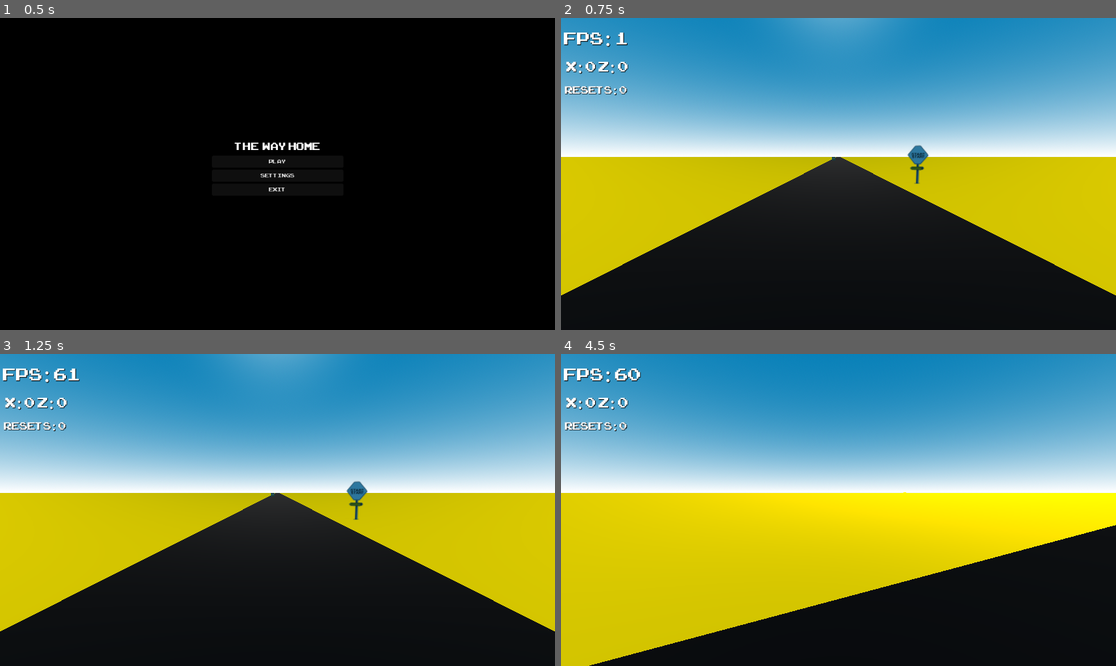
Above: before the commit, frames 1-4 (two rows, left to right).
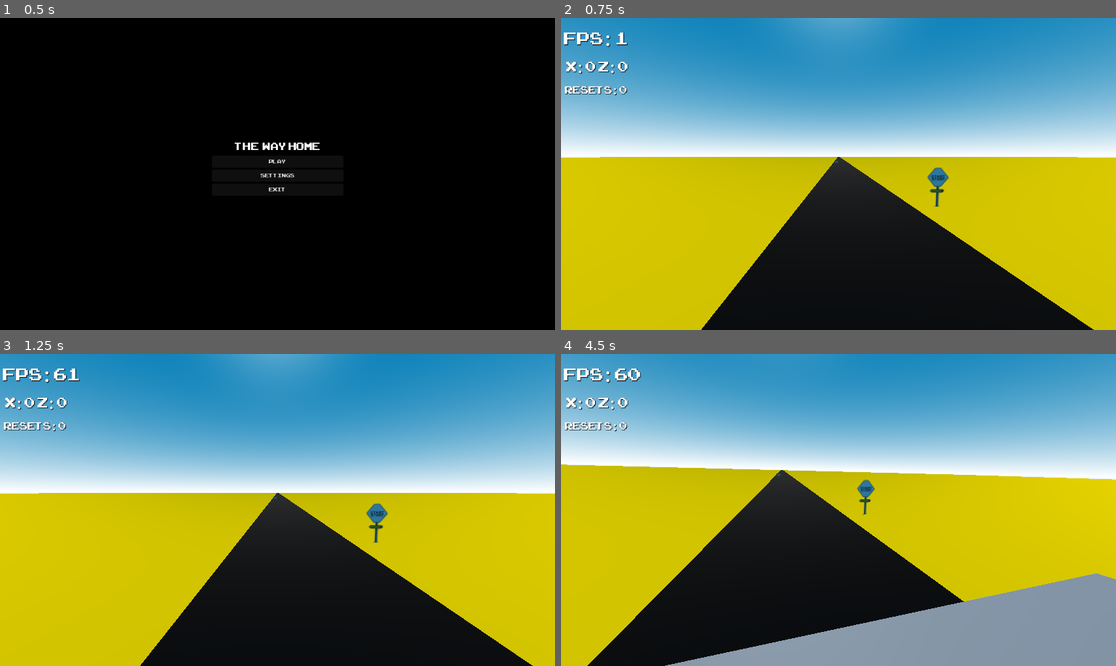
Above: after the commit, the same moments.

Repository: VHSDIR/thewayhome
Game: Godot game, scene res://scenes/main_menu.tscn
The game is run twice, just before and just after one commit, with the same random seed, the same clock (stepped at 60 frames per second) and the same inputs.
Inputs (mouse positions are in pixels of both pictures, inside the frame that each line leads up to):
- Up to frame 1 (0.5 s): no input
- Up to frame 2 (0.75 s): click "Play" at 0.5 s
- Up to frame 3 (1.25 s): no input
- Up to frame 4 (4.5 s): move the mouse to (960, 494) at 1.27 s; hold D (rotate_right) 1.28-2.03 s; tap Space (horn_pressed) at 1.35, 2.85, 3.5, 4.35 s; tap Enter at 2, 4.25 s; move the mouse to (727, 525) at 2.02 s; hold S (move_back) 2.03-2.78 s; tap W (move_front) at 2.1, 3.6 s; move the mouse to (894, 441) at 2.77 s; hold D (rotate_right) 2.78-4.28 s; move the mouse to (810, 572) at 3.52 s; move the mouse to (1005, 556) at 4.27 s; hold A (rotate_left) from 4.28 s (still down)

Frame 1 is identical in both runs. In frame 2, 14% of the frame differs, in the area x 0-100%, y 40-100%; in frame 3, 14%; in frame 4, 74%, in the area x 0-100%, y 0-100%.

Commit message:
dodano budę autobusu; dodano rozglądanie się

Diff:
--- a/src/scenes/main.tscn
+++ b/src/scenes/main.tscn
@@ -193,7 +193,6 @@
 shape = SubResource("BoxShape3D_ic64v")
 
 [node name="Player" parent="." instance=ExtResource("2_4guff")]
-transform = Transform3D(1, 0, 0, 0, 1, 0, 0, 0, 1, 0, 1.25, 0)
 
 [connection signal="custom_player_run_over_birds" from="Randomizer/ObstacleBirds/Birds" to="." method="_on_birds_custom_player_run_over_birds"]
 [connection signal="body_entered" from="Randomizer/ObstacleBirds/Birds/CloserArea3D" to="Randomizer/ObstacleBirds/Birds" method="_on_closer_area_3d_body_entered"]
--- a/src/scenes/player.tscn
+++ b/src/scenes/player.tscn
@@ -10,22 +10,39 @@
 [ext_resource type="AudioStream" uid="uid://c3hjwyobr3h60" path="res://assets/creepy bell.mp3" id="8_754ei"]
 
 [sub_resource type="BoxShape3D" id="BoxShape3D_kfv1j"]
+size = Vector3(3, 3, 10)
 
 [sub_resource type="BoxMesh" id="BoxMesh_6o8o6"]
 
 [node name="Player" type="CharacterBody3D"]
 script = ExtResource("1_cm6tq")
 
-[node name="Camera3D" type="Camera3D" parent="."]
-transform = Transform3D(-1, 7.6194e-09, -8.70901e-08, 0, 0.996195, 0.0871558, 8.74228e-08, 0.0871558, -0.996195, 0, 0, 0)
-current = true
+[node name="CameraHolder" type="Node3D" parent="."]
+transform = Transform3D(-1, 7.6194e-09, -8.70901e-08, 0, 0.996195, 0.0871558, 8.74228e-08, 0.0871558, -0.996195, 0.75, 2.2, -0.35)
+
+[node name="CameraRotatorY" type="Node3D" parent="CameraHolder"]
+
+[node name="CameraRotatorX" type="Node3D" parent="CameraHolder/CameraRotatorY"]
+transform = Transform3D(1, 0, -7.10543e-15, 0, 1, 0, 7.10543e-15, 0, 1, 0, 0, 0)
+
+[node name="CameraShaker" type="Node3D" parent="CameraHolder/CameraRotatorY/CameraRotatorX"]
+transform = Transform3D(1, 1.77636e-15, -7.10543e-15, 0, 1, 0, 7.10543e-15, 0, 1, 0, 0.063, -0.7)
 script = ExtResource("2_ue7l3")
 
+[node name="Camera3D" type="Camera3D" parent="CameraHolder/CameraRotatorY/CameraRotatorX/CameraShaker"]
+transform = Transform3D(1, 0, -7.10543e-15, 0, 1, 0, 7.10543e-15, 0, 1, 0, 0, 0)
+current = true
+
 [node name="CollisionShape3D" type="CollisionShape3D" parent="."]
-transform = Transform3D(1, 0, 0, 0, 2.5, 0, 0, 0, 1, 0, 0, 0.575)
+transform = Transform3D(1, 0, 0, 0, 1, 0, 0, 0, 1, 0, 1.5, -4)
 shape = SubResource("BoxShape3D_kfv1j")
 
-[node name="MeshInstance3D" type="MeshInstance3D" parent="."]
+[node name="MeshPodwozie" type="MeshInstance3D" parent="."]
+transform = Transform3D(3, 0, 0, 0, 2, 0, 0, 0, 10, 0, 0.5, -4)
+mesh = SubResource("BoxMesh_6o8o6")
+
+[node name="MeshDach" type="MeshInstance3D" parent="."]
+transform = Transform3D(3, 0, 0, 0, 0.1, 0, 0, 0, 10, 0, 3, -4)
 mesh = SubResource("BoxMesh_6o8o6")
 
 [node name="Music" type="AudioStreamPlayer" parent="."]
@@ -88,14 +105,14 @@
 theme_override_font_sizes/font_size = 30
 text = "Resets: 0"
 
-[node name="Node3D" type="Node3D" parent="."]
+[node name="Jumpscares" type="Node3D" parent="."]
 script = ExtResource("5_e2m8a")
 
-[node name="Bird" type="Sprite2D" parent="Node3D"]
+[node name="Bird" type="Sprite2D" parent="Jumpscares"]
 visible = false
 position = Vector2(907, 474.5)
 scale = Vector2(10.6392, 7.57924)
 texture = ExtResource("7_glgb8")
 
-[node name="AudioStreamPlayer" type="AudioStreamPlayer" parent="Node3D"]
+[node name="AudioStreamPlayer" type="AudioStreamPlayer" parent="Jumpscares"]
 stream = ExtResource("8_754ei")
--- a/src/scripts/camera_shake.gd
+++ b/src/scripts/camera_shake.gd
@@ -1,4 +1,4 @@
-extends Camera3D
+extends Node3D
 var shake_factor: float = 0.0
 var max_shake_intensity: float = 0.1
 var shake_decay: float = 0.1
--- a/src/scripts/player.gd
+++ b/src/scripts/player.gd
@@ -6,7 +6,9 @@
 const ACCELERATION = 2.0
 const COAST_DECELERATION = 4.0
 const ROTATION_SPEED = 2.0
-const MOUSE_SENSITIVITY = 0.0001
+const MOUSE_SENSITIVITY = 0.05
+const MOUSE_VERTICAL_RENGE = 30
+const MOUSE_HORIZONTAL_RANGE = 90
 const LOOPING_DISTANCE = 100
 const SIDEROAD_START_X = 2
 const SIDEROAD_MAX_X = 4
@@ -14,8 +16,9 @@
 var points = 0
 signal custom_position_reseted
 signal custom_player_horn
-@export var camera_node: Node3D
-@export var horn_player: AudioStreamPlayer
+@onready var refCameraRotatorY = $CameraHolder/CameraRotatorY
+@onready var refCameraRotatorX = $CameraHolder/CameraRotatorY/CameraRotatorX
+@onready var refCameraShaker = $CameraHolder/CameraRotatorY/CameraRotatorX/CameraShaker
 func _ready():
 	$Control/SpeedMeter.visible = true
 	$Control/FPS.visible = true
@@ -23,7 +26,7 @@
 	$Control/Position.visible = true
 	$Control/Resets.visible = true
 	_update_resets_display()
-	Input.set_mouse_mode(Input.MOUSE_MODE_HIDDEN)
+	Input.set_mouse_mode(Input.MOUSE_MODE_CAPTURED)
 func _on_continue_pressed():
 	restore_ui_elements()
 func toggle_pause_menu():
@@ -31,7 +34,7 @@
 		$Control/PauseMenu.visible = false
 		Engine.time_scale = 1
 		restore_ui_elements()
-		Input.set_mouse_mode(Input.MOUSE_MODE_HIDDEN)
+		Input.set_mouse_mode(Input.MOUSE_MODE_CAPTURED)
 	else:
 		$Control/PauseMenu.visible = true
 		Engine.time_scale = 0
@@ -53,9 +56,9 @@
 	if Input.is_action_just_pressed("horn_pressed"):
 		$HornPlayer.play()
 		custom_player_horn.emit()
-	var mouse_movement = Input.get_last_mouse_velocity()
-	var horizontal_rotation = -mouse_movement.x * MOUSE_SENSITIVITY
-	rotate_y(horizontal_rotation)
+func _input(event):
+	if event is InputEventMouseMotion:
+		_handle_mouse_look(event.relative)
 func _physics_process(delta):
 	if PREVIOUS_POSITION == null:
 		PREVIOUS_POSITION = global_position
@@ -106,11 +109,15 @@
 		custom_position_reseted.emit()
 		_increase_points()
 	var currentSpeedFactor = abs(CURRENT_SPEED) / MAX_SPEED
-	var shake_factor = helpers.cast_value_range_to_factor(abs(position.x), SIDEROAD_START_X, SIDEROAD_MAX_X)
-	$Camera3D.set_shake_factor(shake_factor * currentSpeedFactor)
+	var shake_factor = helpers.cast_value_range_to_factor(
+		abs(position.x),
+		SIDEROAD_START_X,
+		SIDEROAD_MAX_X,
+	)
+	refCameraShaker.set_shake_factor(shake_factor * currentSpeedFactor)
 	move_and_slide()
-	global_position.x = clamp(global_position.x, -SIDEROAD_MAX_X, SIDEROAD_MAX_X)
-	global_position.y = 1.25
+	# global_position.x = clamp(global_position.x, -SIDEROAD_MAX_X, SIDEROAD_MAX_X)
+	global_position.y = 0
 func _increase_points():
 	points += 1
 	_update_resets_display()
@@ -123,3 +130,20 @@
 	$Control/Resets.text = "Resets: %d" % points
 func _on_birds_custom_player_run_over_birds():
 	$Control/Bird.visible = true
+func _handle_mouse_look(mouse_delta: Vector2):
+	# Rotate the player horizontally (yaw)
+	var yaw_rotation = -mouse_delta.x * MOUSE_SENSITIVITY
+	refCameraRotatorY.rotate_y(deg_to_rad(yaw_rotation))
+
+	# Rotate the camera vertically (pitch)
+	var pitch_rotation = -mouse_delta.y * MOUSE_SENSITIVITY
+	refCameraRotatorX.rotate_x(deg_to_rad(pitch_rotation))
+
+	# Clamp the vertical rotation to prevent flipping
+	var camera_rotation_x = refCameraRotatorX.rotation_degrees
+	camera_rotation_x.x = clamp(camera_rotation_x.x, -MOUSE_VERTICAL_RENGE, MOUSE_VERTICAL_RENGE)
+	refCameraRotatorX.rotation_degrees = camera_rotation_x
+
+	var camera_rotation_y = refCameraRotatorY.rotation_degrees
+	camera_rotation_y.x = clamp(camera_rotation_y.x, -MOUSE_HORIZONTAL_RANGE, MOUSE_HORIZONTAL_RANGE)
+	refCameraRotatorY.rotation_degrees = camera_rotation_y
